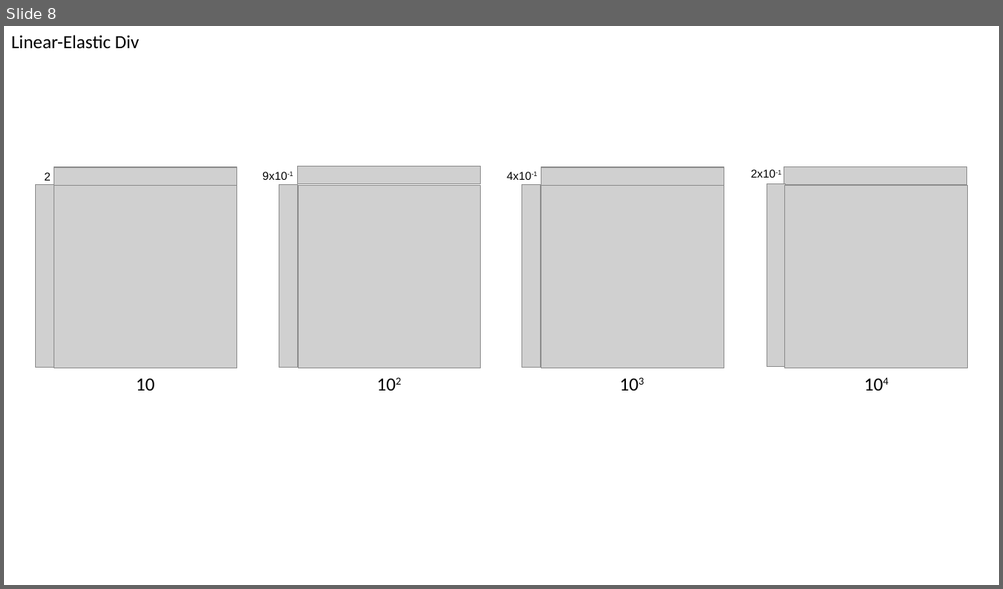
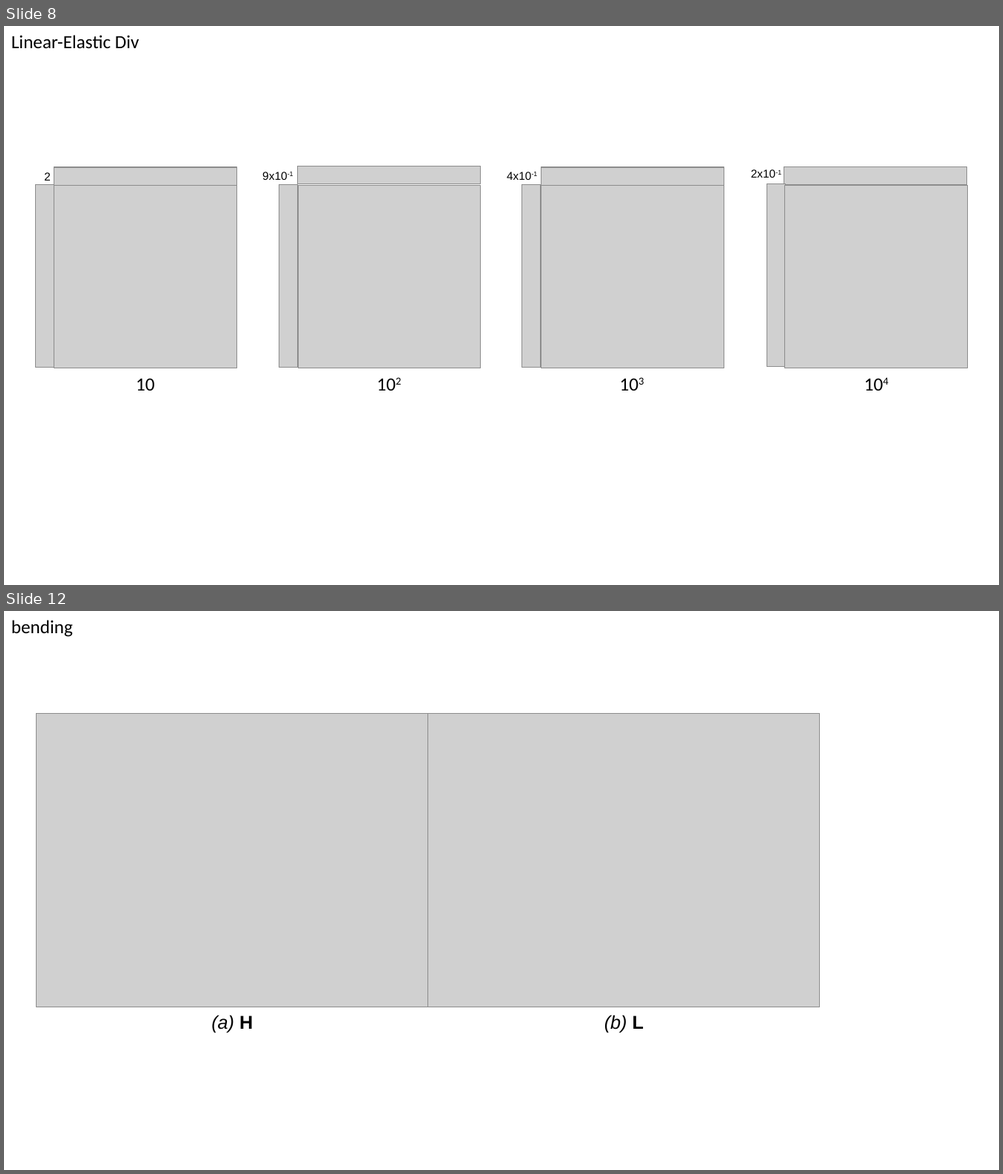
Before and after one commit to balbasty/computational-anatomy-notes, a slide deck: images/figures.pptx. Shown one above the other, each under a label of ours: slide 8 before the commit, slides 8 and 12 after it; the slides between them are not shown. The pictures are 1003x589 and 1003x1174 pixels, drawn with LibreOffice and Linux fonts; fonts in the diff are those of the drawing; grey boxes stand for pictures. Boxes give left, top, right and bottom in pixels: in the first picture for what was removed or moved away, otherwise in the second. Text is boxed around its words. In the diff, an @@ line names an element or a change of style, - is before the commit and + after.

```diff
--- a/images/figures.pptx
+++ b/images/figures.pptx
@@ slide 12 added at [4,611,999,1170], background #FFFFFF @@
@@ text added at [11,620,73,637], 18 pt, text #000000 @@
+bending
@@ group added at [36,714,819,1034]: 2 texts, 2 pictures @@
+(a) H
+(b) L
```
Also in this commit, not shown: 1 slide changed, 4 other slides added, 5 other files.
